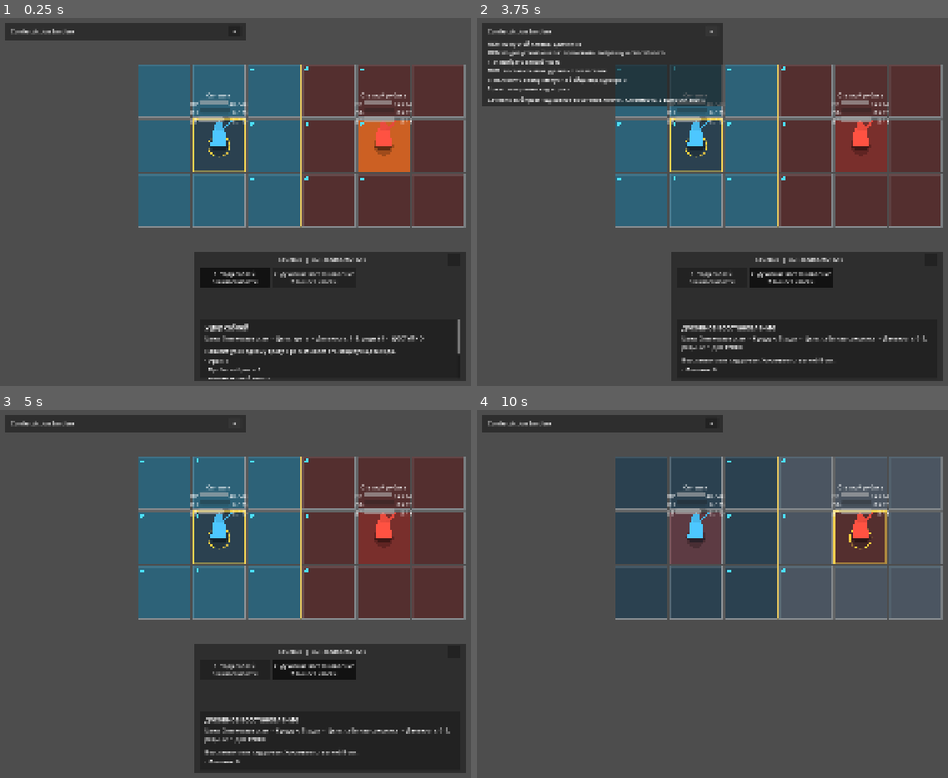
Above: before the commit, frames 1-4 (two rows, left to right).
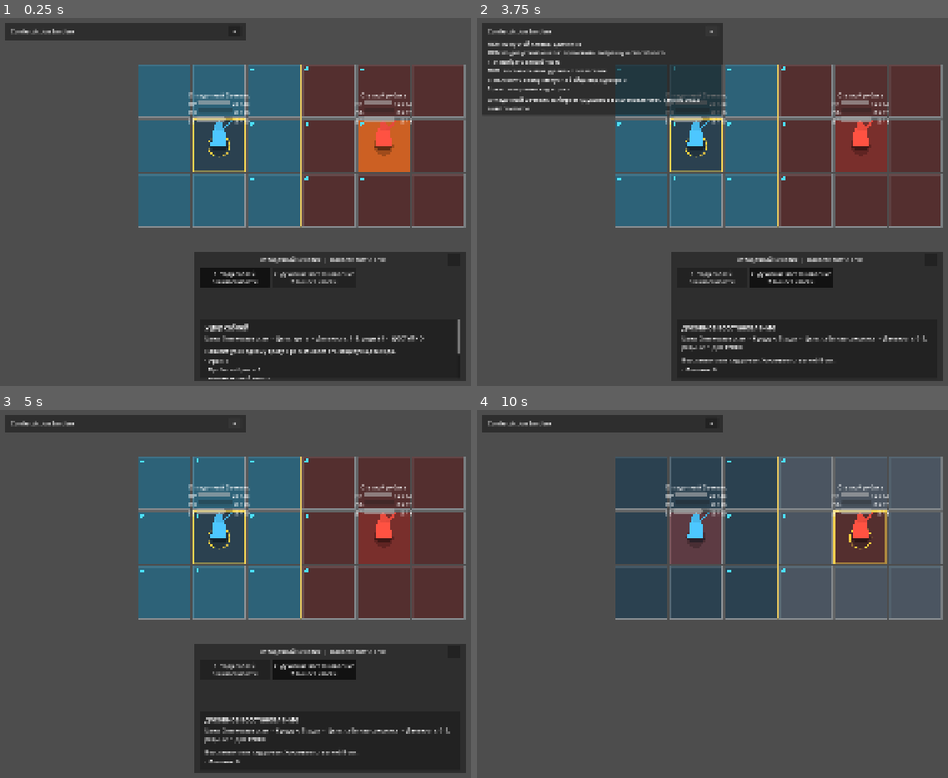
Above: after the commit, the same moments.

Repository: DanilNikolin/kleynod-steppe-frontier
Game: Godot game, scene res://scenes/debug/battle_grid_sandbox.tscn
The game is run twice, just before and just after one commit, with the same random seed, the same clock (stepped at 60 frames per second) and the same inputs. This scene is started directly instead of the project's main scene.
Inputs (mouse positions are in pixels of both pictures, inside the frame that each line leads up to):
- Up to frame 1 (0.25 s): no input
- Up to frame 2 (3.75 s): click "+" at 0.5 s; click "−" at 1.25 s; click "1. Удар саблей 3 выносливости" at 2 s; click "2. Духовное восстановление 2 …" at 2.75 s; click "+" at 3.5 s
- Up to frame 3 (5 s): click "−" at 4.25 s
- Up to frame 4 (10 s): click "1. Удар саблей 3 выносливости" at 5 s; click "2. Духовное восстановление 2 …" at 5.75 s; click "+" at 6.5 s; click "−" at 7.25 s; click "1. Удар саблей 3 выносливости" at 8 s; click "2. Духовное восстановление 2 …" at 8.75 s; tap Enter at 9.5 s; move the mouse to (outside the picture) at 9.52 s; tap T at 9.6 s; click (outside the picture) at 9.67 s; tap Space at 9.77 s

The runs differ from the first frame. In frame 1, 0.5% of the frame differs, in the area x 40-82%, y 20-67%; in frame 2, 1.9%, in the area x 1-82%, y 20-67%; in frame 3, 0.5%; in frame 4, 0.3%.

Commit message:
feat: add campaign party composition

Diff:
--- a/core/heroes/builds/hero_battle_build_resolver.gd
+++ b/core/heroes/builds/hero_battle_build_resolver.gd
@@ -74,6 +74,10 @@
 
 	if combatant_definition == null:
 		return null
+
+	combatant_definition.display_name = (
+		hero.display_name
+	)
 
 	combatant_definition.base_strength = clampi(
 		combatant_definition.base_strength
